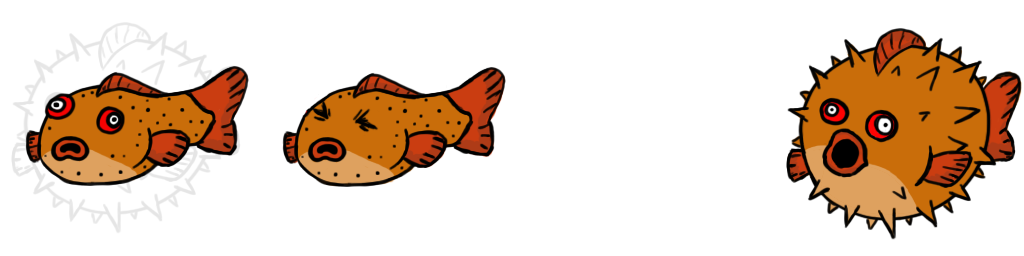
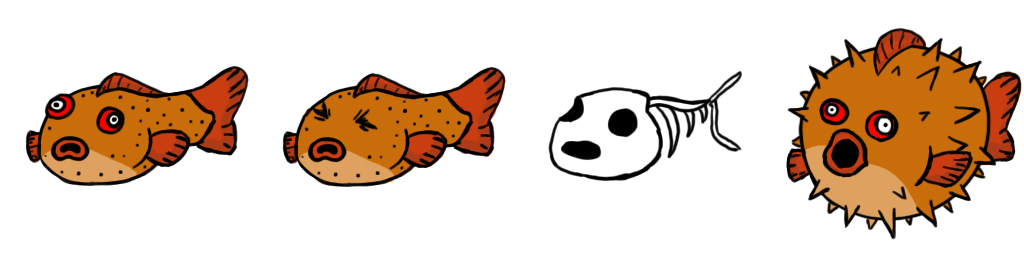
Two versions of the same layered image (1024x256). Layer-by-layer changes:
added layer "Layer 13" above "Layer 14" over [548,70,742,181]
added layer "Layer 14" above "Layer 12" over [550,71,742,180]
hid "Layer 6", opacity 10% → 100% over [11,22,245,234]
